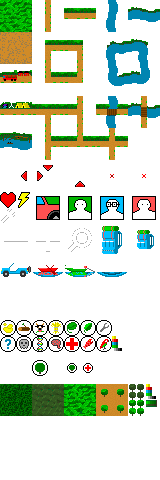
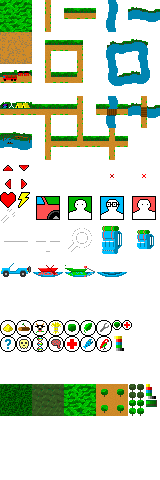
Revision of a layered 160px x 480px image; what changed, layer by layer:
painted on "Visible" over [3, 165, 132, 376]
